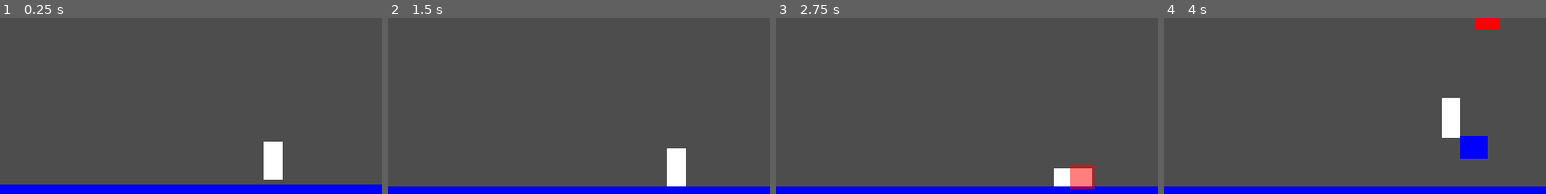
Above: before the commit, frames 1-4 (left to right).
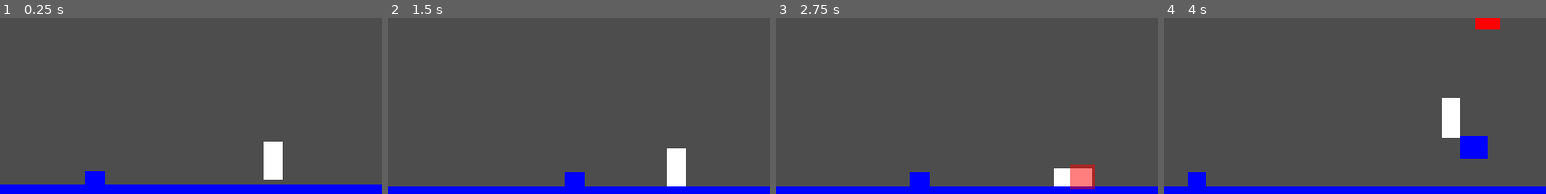
Above: after the commit, the same moments.

Repository: autonomouscrow/color-game
Game: Godot game, scene res://Scenes/Main.tscn
Same seed, same stepped clock (60 frames per second), same inputs: the game is played once before the commit and once after it.
Inputs:
- Up to frame 1 (0.25 s): no input
- Up to frame 2 (1.5 s): hold C (slide) 0.53-1.28 s; hold Right (move_right) from 0.53 s (still down); tap A (jump) at 0.77 s; tap Z (crisis) at 1.35 s
- Up to frame 3 (2.75 s): tap A (jump) at 1.52 s; tap C (slide) at 1.55, 2.3 s; release Right (move_right) at 2.03 s; hold Left (move_left) from 2.03 s (still down); hold D (dash) from 2.03 s (still down)
- Up to frame 4 (4 s): release Left (move_left) at 2.78 s; release D (dash) at 2.78 s; hold Right (move_right) from 2.78 s (still down); tap S (punch) at 2.85 s; tap A (jump) at 3.02, 3.77 s; tap C (slide) at 3.05 s; hold C (slide) from 3.53 s (still down)
The pictures show only the part of the screen within x 12-62%, y 32-82%; the shares and areas given below are measured in that part.

The runs differ from the first frame. In frame 1, 0.4% of the frame differs, in the area x 22-28%, y 87-95%; in frame 2, 0.4%, in the area x 46-52%, y 87-96%; in frame 3, 0.4%; in frame 4, 0.4%.

Commit message:
added slideyboi

Diff:
--- a/Scenes/Main.tscn
+++ b/Scenes/Main.tscn
@@ -7,6 +7,7 @@
 [ext_resource type="Script" uid="uid://bbq5dbxu3ek3q" path="res://Scenes/CameraManager.gd" id="4_pbw6q"]
 [ext_resource type="PackedScene" uid="uid://bvbkoiedl4jtg" path="res://Scenes/Prefabs/Craw.tscn" id="6_v1gob"]
 [ext_resource type="PackedScene" uid="uid://ctaww7bptkekr" path="res://Scenes/Prefabs/PaperAirplaneThrower.tscn" id="7_jw32o"]
+[ext_resource type="PackedScene" uid="uid://bg20reqytwww4" path="res://slidy_boi.tscn" id="8_50glp"]
 
 [node name="Main" type="Node2D" unique_id=396947077]
 
@@ -44,3 +45,6 @@
 
 [node name="PaperAirplaneThrower" parent="." unique_id=499016071 instance=ExtResource("7_jw32o")]
 position = Vector2(1797, 448)
+
+[node name="SlidyBoi" parent="." unique_id=1609698959 instance=ExtResource("8_50glp")]
+position = Vector2(305, 440)
--- a/slidy_boi.gd
+++ b/slidy_boi.gd
@@ -1 +1,107 @@
 extends enemy
+enum State { PATROL, WINDUP, SLIDING, COOLDOWN }
+
+@export_group("Patrol Settings")
+@export var walk_speed: float = 70.0
+@export var patrol_direction: int = 1 # 1 = right, -1 = left
+
+@export_group("Slide Settings")
+@export var slide_speed: float = 600.0
+@export var slide_friction: float = 300.0 # How fast it slows down
+@export var windup_time: float = 0.35 # Brief pause before lunging
+@export var cooldown_time: float = 1.0 # Pause after sliding before moving again
+
+var current_state: State = State.PATROL
+var player_target: Node2D = null
+var slide_direction: float = 0.0
+
+@onready var detection_area: Area2D = $DetectionArea
+@onready var slide_hitbox: Area2D = $Hitbox2
+@onready var hitbox_shape: CollisionShape2D = $Hitbox2/Hitbox
+
+var gravity: float = ProjectSettings.get_setting("physics/2d/default_gravity")
+
+func _ready() -> void:
+	hitbox_shape.disabled = true # Start with attack hitbox off
+
+func _physics_process(delta: float) -> void:
+	# Apply gravity if in the air
+	if not is_on_floor():
+		velocity.y += gravity * delta
+
+	match current_state:
+		State.PATROL:
+			_process_patrol()
+		State.WINDUP:
+			velocity.x = move_toward(velocity.x, 0, 800 * delta)
+		State.SLIDING:
+			_process_slide(delta)
+		State.COOLDOWN:
+			velocity.x = move_toward(velocity.x, 0, 800 * delta)
+
+	move_and_slide()
+
+# --- STATES LOGIC ---
+
+func _process_patrol() -> void:
+	# Reverse direction if hitting a wall
+	if is_on_wall():
+		patrol_direction *= -1
+
+	velocity.x = patrol_direction * walk_speed
+
+func _start_windup() -> void:
+	current_state = State.WINDUP
+
+	# Face the player during windup
+	slide_direction = sign(player_target.global_position.x - global_position.x)
+	if slide_direction == 0:
+		slide_direction = 1
+
+	# Optional: Play windup animation / flash white here
+	await get_tree().create_timer(windup_time).timeout
+	_start_slide()
+
+func _start_slide() -> void:
+	current_state = State.SLIDING
+	velocity.x = slide_direction * slide_speed
+	hitbox_shape.disabled = false # Turn on attack hitbox
+
+
+func _process_slide(delta: float) -> void:
+	# Decelerate over time using friction
+	velocity.x = move_toward(velocity.x, 0, slide_friction * delta)
+
+	# Stop sliding if we hit a wall or slowed down enough
+	if abs(velocity.x) < 30.0 or is_on_wall():
+		_end_slide()
+
+func _end_slide() -> void:
+	hitbox_shape.disabled = true # Turn off attack hitbox
+	current_state = State.COOLDOWN
+
+	# Wait before returning to normal patrol
+	await get_tree().create_timer(cooldown_time).timeout
+
+	# Check if player is still in range to slide again, otherwise patrol
+	if player_target and is_instance_valid(player_target):
+		_start_windup()
+	else:
+		current_state = State.PATROL
+
+# --- SIGNALS & HELPERS ---
+
+func _on_detection_area_body_entered(body: Node2D) -> void:
+	if body.is_in_group("Player") and current_state == State.PATROL:
+		player_target = body
+		_start_windup()
+
+
+func _on_hitbox_2_body_entered(body: Node2D) -> void:
+	if body.has_method("GetDamaged"):
+		body.GetDamaged(20)
+	var push_dir = sign(body.global_position.x - global_position.x)
+	var knockback = Vector2(push_dir * 500.0, -500.0)
+
+	if body.has_method("SetKnockback"):
+				body.SetKnockback(knockback)
--- a/slidy_boi.tscn
+++ b/slidy_boi.tscn
@@ -3,13 +3,17 @@
 [ext_resource type="Script" uid="uid://cpl2j5dxpntco" path="res://slidy_boi.gd" id="1_2blm0"]
 
 [sub_resource type="RectangleShape2D" id="RectangleShape2D_2blm0"]
-size = Vector2(16.079113, 88.412994)
+size = Vector2(15.197781, 84.44095)
 
 [sub_resource type="RectangleShape2D" id="RectangleShape2D_x3acn"]
 size = Vector2(69.09532, 59.765305)
 
+[sub_resource type="RectangleShape2D" id="RectangleShape2D_t53hv"]
+size = Vector2(45.17779, 24.186893)
+
 [node name="SlidyBoi" type="CharacterBody2D" unique_id=1609698959]
 script = ExtResource("1_2blm0")
+max_health = 20
 
 [node name="ColorRect" type="ColorRect" parent="." unique_id=1503958340]
 offset_right = 40.0
@@ -18,7 +22,7 @@
 color = Color(0, 0, 1, 1)
 
 [node name="CollisionShape2D" type="CollisionShape2D" parent="." unique_id=194118279]
-position = Vector2(16.000002, 11.129399)
+position = Vector2(16, 11.629399)
 rotation = -3.1415925
 scale = Vector2(1.9739723, -0.25175935)
 shape = SubResource("RectangleShape2D_2blm0")
@@ -32,3 +36,16 @@
 position = Vector2(1.9073486e-06, -53.143604)
 scale = Vector2(4.140874, -3.2898073)
 shape = SubResource("RectangleShape2D_x3acn")
+
+[node name="Hitbox2" type="Area2D" parent="." unique_id=1499092833]
+position = Vector2(0, 11)
+rotation = -3.1415925
+scale = Vector2(1.1339712, 1.3082393)
+
+[node name="Hitbox" type="CollisionShape2D" parent="Hitbox2" unique_id=1403024698]
+position = Vector2(-14.109701, -0.3821926)
+scale = Vector2(0.66366947, 0.66366965)
+shape = SubResource("RectangleShape2D_t53hv")
+
+[connection signal="body_entered" from="DetectionArea" to="." method="_on_detection_area_body_entered"]
+[connection signal="body_entered" from="Hitbox2" to="." method="_on_hitbox_2_body_entered"]
